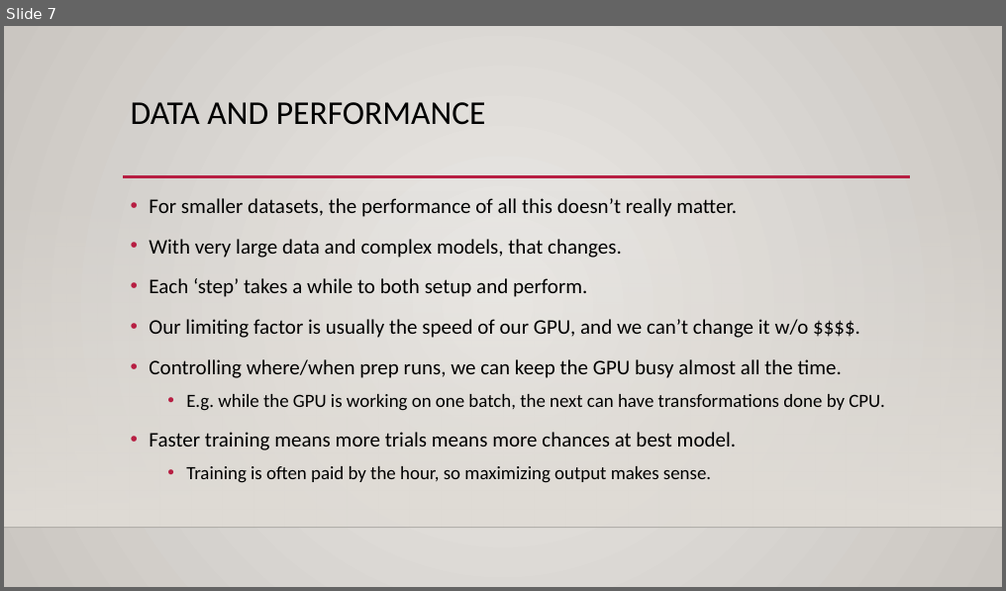
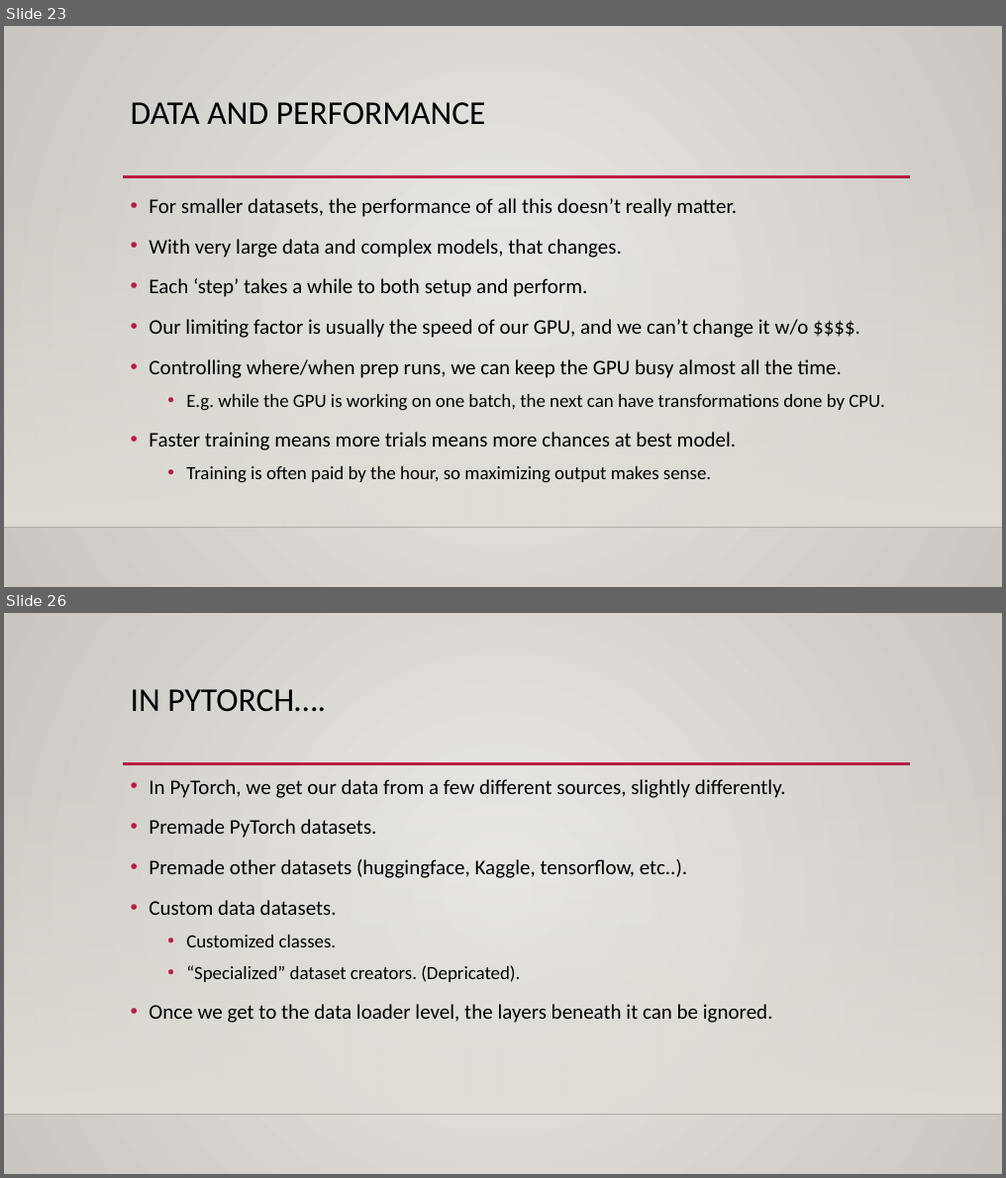
Before and after one commit to AkeemSemperDataScience/Intro_to_Machine_Learning_Students, a slide deck: reference_content/Slides/pytorch_data.pptx. Shown one above the other, each under a label of ours: slide 7 before the commit, slides 23 and 26 after it; the slides between them are not shown. The pictures are 1006x591 and 1006x1178 pixels, drawn with LibreOffice and Linux fonts; fonts in the diff are those of the drawing; background and template pictures are left out. Boxes give left, top, right and bottom in pixels: in the first picture for what was removed or moved away, otherwise in the second. Text is boxed around its words. In the diff, an @@ line names an element or a change of style, - is before the commit and + after.

```diff
--- a/reference_content/Slides/pytorch_data.pptx
+++ b/reference_content/Slides/pytorch_data.pptx
@@ slide 26 added at (x1=4, y1=613, x2=1002, y2=1174), background gradient #ECEAE7 to #CAC7C1; not listed: 3 template elements that a slide beside it also shows @@
@@ title added at (x1=131, y1=689, x2=326, y2=712), 32 pt, text #000000 @@
+IN PYTORCH….
@@ text added at (x1=149, y1=779, x2=786, y2=1023), 20 pt, text #000000 @@
+• In PyTorch, we get our data from a few different sources, slightly differently.
+• Premade PyTorch datasets.
+• Premade other datasets (huggingface, Kaggle, tensorflow, etc..).
+• Custom data datasets.
+  • Customized classes.
+  • “Specialized” dataset creators. (Depricated).
+• Once we get to the data loader level, the layers beneath it can be ignored.
@@ what was slide 7 is now slide 23 @@
```
Also in this commit, not shown: 7 slides changed, 19 other slides added, 2 slides removed, 5 other files.
